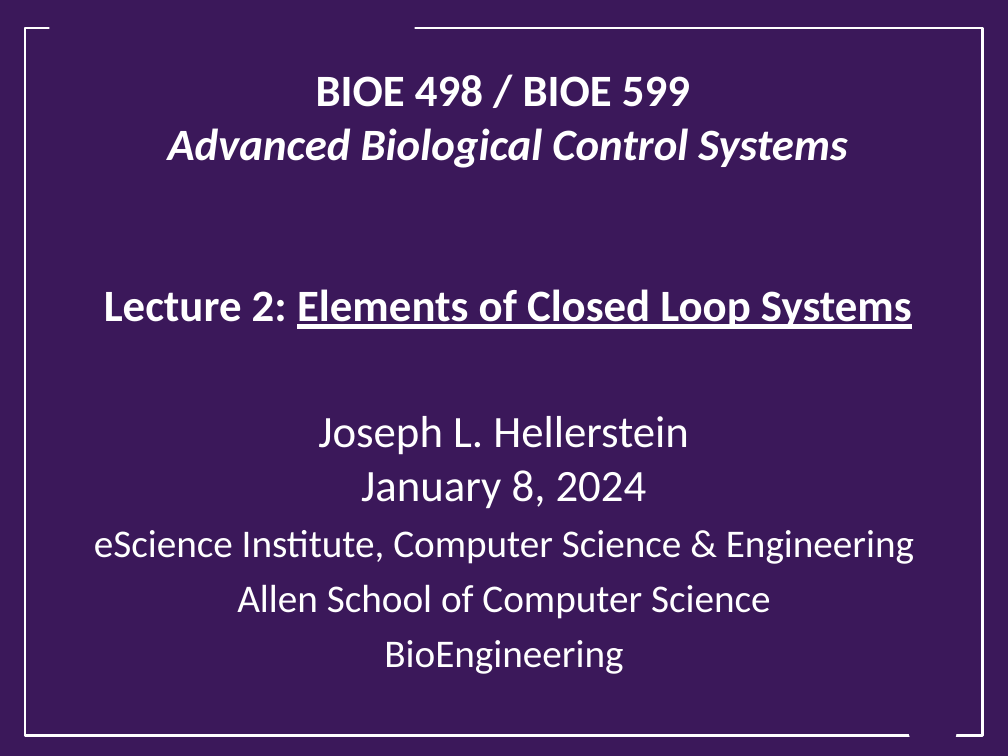
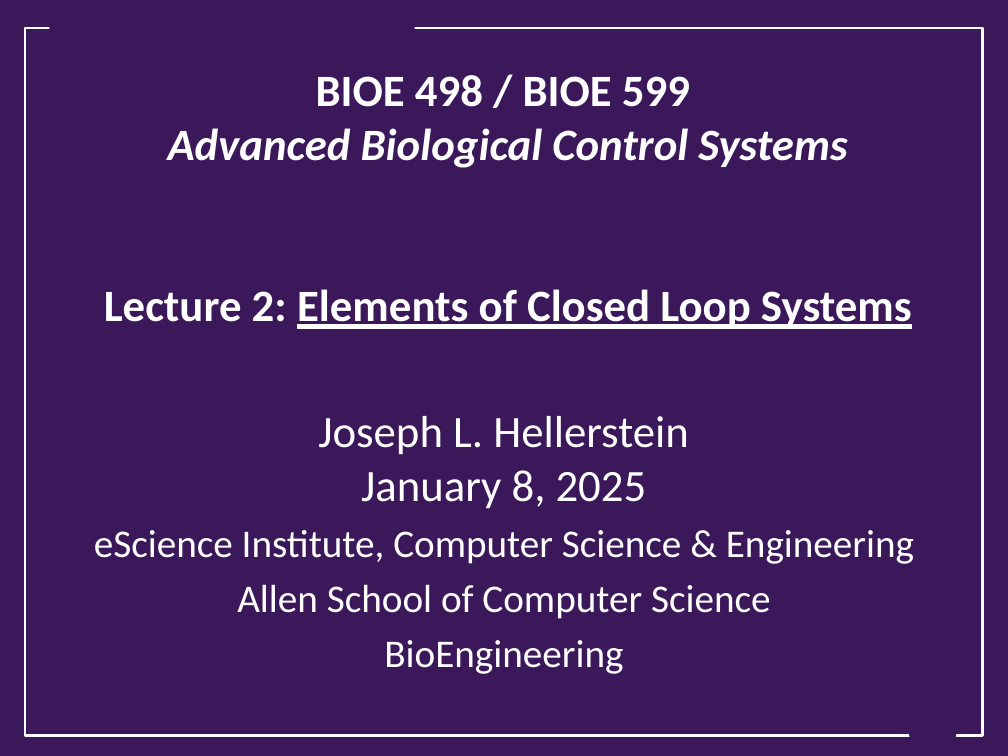
Before and after one commit to joseph-hellerstein/advanced-controls-lectures, a slide deck: slide 1 of lectures/lecture_02-elements-of-closed-loop-systems/elements_of_closed_loop_systems.pptx. Drawn at 1008x756 pixels with LibreOffice and Linux fonts; fonts in the diff are those of the drawing; background and template pictures are left out. Boxes give left, top, right and bottom in pixels: in the first picture for what was removed or moved away, otherwise in the second. Text is boxed around its words. In the diff, an @@ line names an element or a change of style, - is before the commit and + after.

Commit message:
Update lectures

```diff
--- a/lectures/lecture_02-elements-of-closed-loop-systems/elements_of_closed_loop_systems.pptx
+++ b/lectures/lecture_02-elements-of-closed-loop-systems/elements_of_closed_loop_systems.pptx
@@ subtitle at [361, 470, 647, 509]: text changed @@
-January 8, 2024
+January 8, 2025
```
Also in this commit, not shown: 2 other slides changed, 1 slide added, 1 slide removed, 5 other files.
